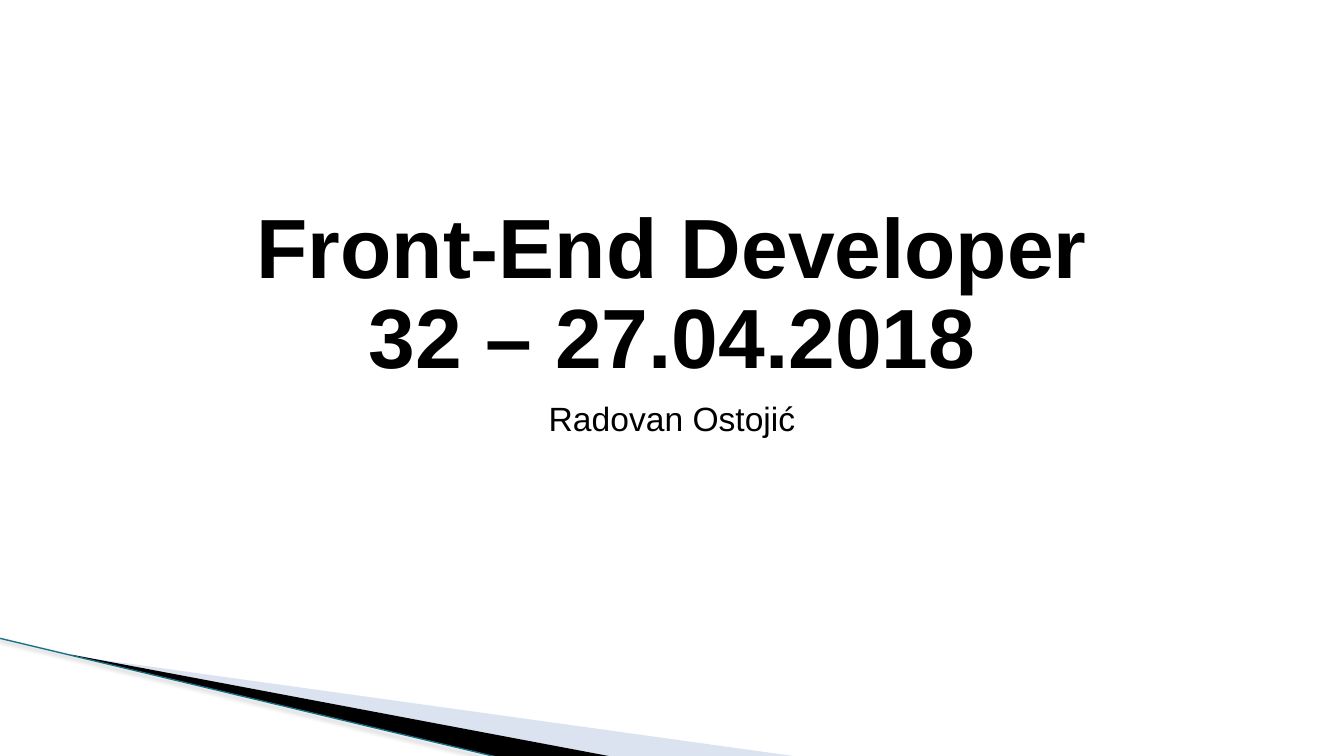
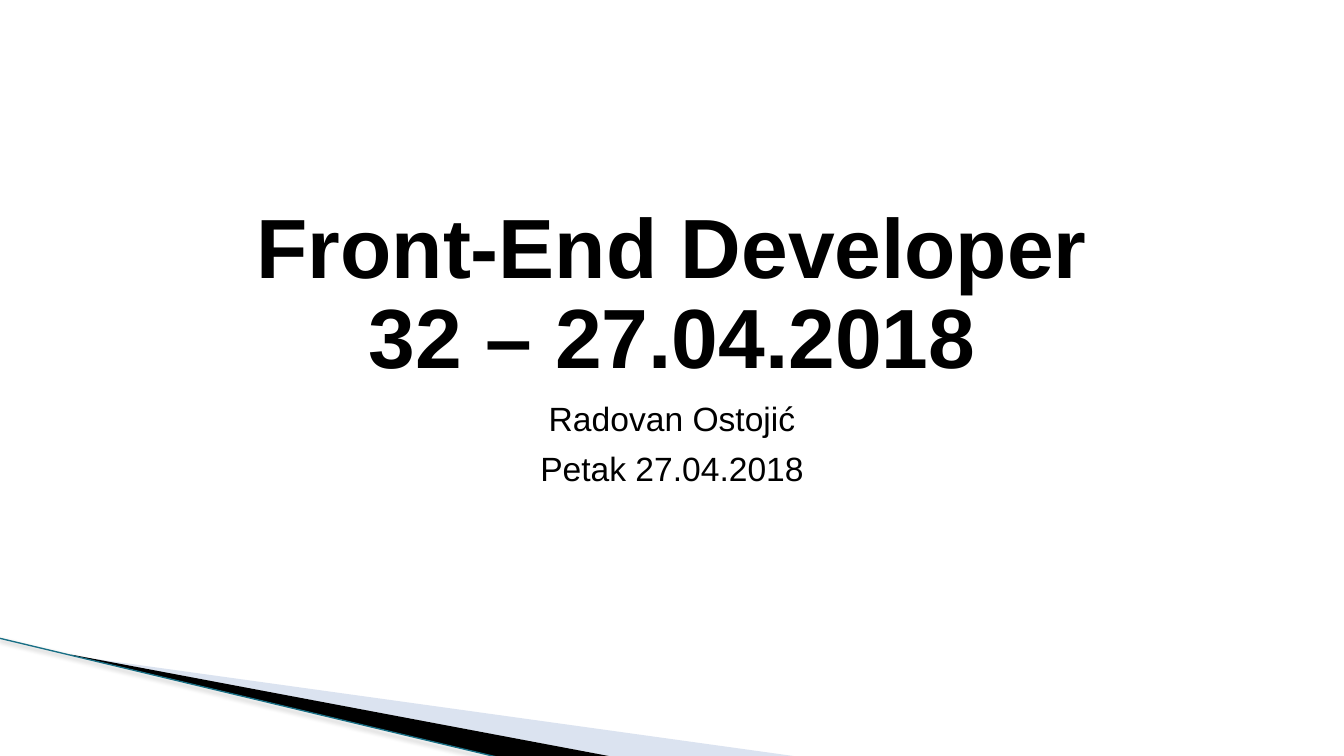
Before and after one commit to todalexcode/kurs-front-end, a slide deck: slide 1 of sesija-32/PPT/Front-End Developer-32.pptx. Drawn at 1344x756 pixels with LibreOffice and Linux fonts; fonts in the diff are those of the drawing; background and template pictures are left out. Boxes give left, top, right and bottom in pixels: in the first picture for what was removed or moved away, otherwise in the second. Text is boxed around its words. In the diff, an @@ line names an element or a change of style, - is before the commit and + after.

```diff
--- a/sesija-32/PPT/Front-End Developer-32.pptx
+++ b/sesija-32/PPT/Front-End Developer-32.pptx
@@ subtitle at [540, 456, 803, 482]: paragraph added @@
+Petak 27.04.2018
```
Also in this commit, not shown: 2 slides added, 1 slide removed, 8 other files.
